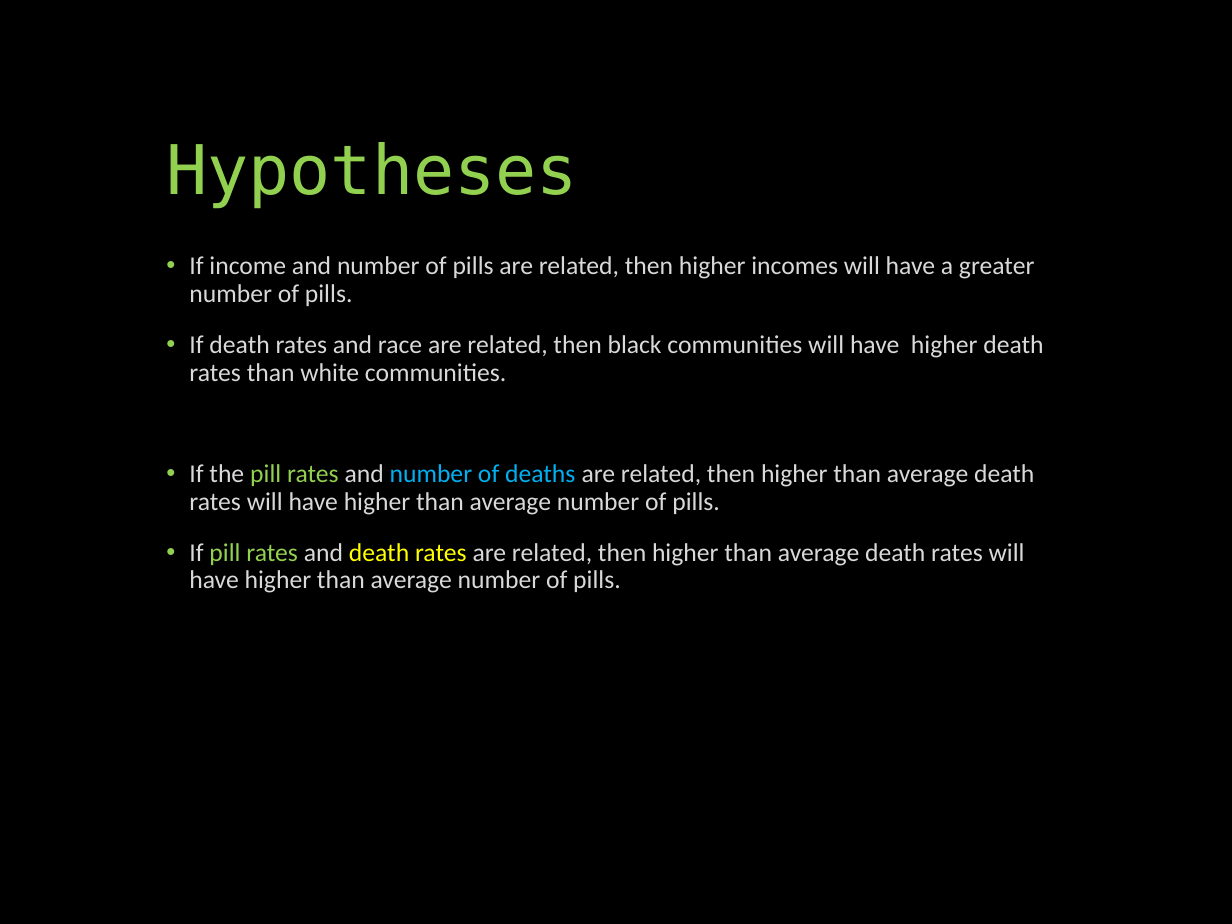
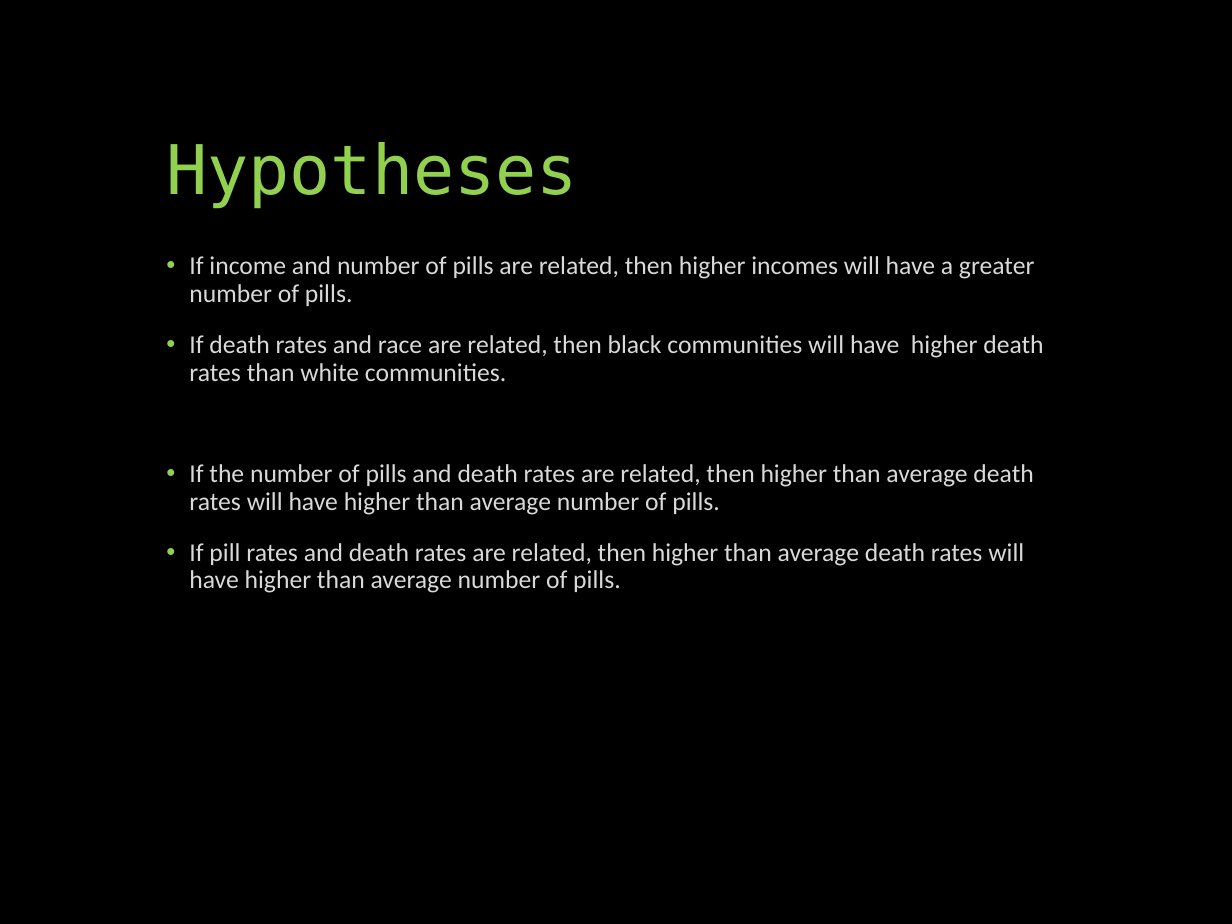
Before and after one commit to davidjaimes/pain-pills-in-the-usa, a slide deck: slide 3 of Prescription Pain Pills.pptx. Drawn at 1232x924 pixels with LibreOffice and Linux fonts; fonts in the diff are those of the drawing. Boxes give left, top, right and bottom in pixels: in the first picture for what was removed or moved away, otherwise in the second. Text is boxed around its words. In the diff, an @@ line names an element or a change of style, - is before the commit and + after.

```diff
--- a/Prescription Pain Pills.pptx
+++ b/Prescription Pain Pills.pptx
@@ text at <box>189,464,1033,515</box>: text changed @@
-• If the pill rates and number of deaths are related, then higher than average death rates will have higher than average number of pills.
+• If the number of pills and death rates are related, then higher than average death rates will have higher than average number of pills.
@@ text at <box>189,543,1024,593</box>: text colour #92D050 to #D9D9D9 in "pill rates"; text colour #FFFF00 to #D9D9D9 in "death rates" @@
```
Also in this commit, not shown: 3 other slides changed, 1 other file.
